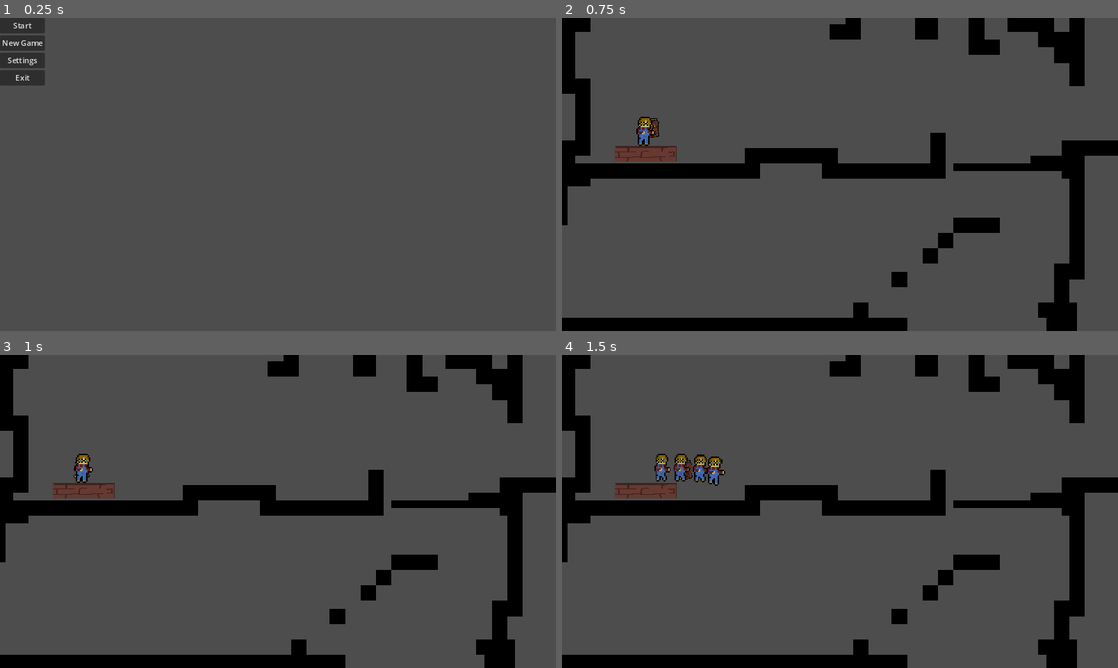
Above: before the commit, frames 1-4 (two rows, left to right).
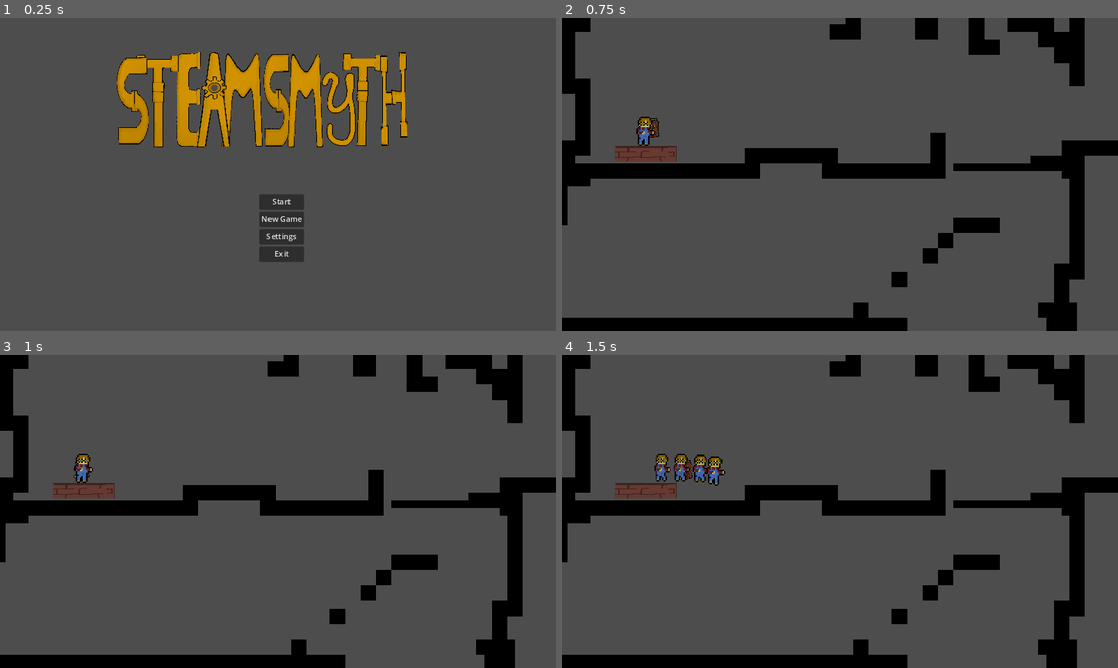
Above: after the commit, the same moments.

Repository: Starscout/SteamSmyth
Game: Godot game, scene res://Rooms/main_menu.tscn
The game is run twice, just before and just after one commit, with the same random seed, the same clock (stepped at 60 frames per second) and the same inputs. Before the commit the project starts from res://Rooms/menu.tscn.
Inputs:
- Up to frame 1 (0.25 s): no input
- Up to frame 2 (0.75 s): click "Start" at 0.5 s
- Up to frame 3 (1 s): no input
- Up to frame 4 (1.5 s): tap Enter at 1.25 s; hold Right (right) from 1.28 s (still down); tap X (dash) at 1.35 s

The runs differ from the first frame. In frame 1, 11% of the frame differs, in the area x 0-74%, y 0-78%; in frame 2, nothing differs; in frame 3, nothing differs; in frame 4, nothing differs.

Commit message:
yhtr6yutr

Diff:
--- /dev/null
+++ b/Rooms/main_menu.tscn
@@ -0,0 +1,17 @@
+[gd_scene load_steps=3 format=3 uid="uid://d3tn4l0ce5lf"]
+
+[ext_resource type="Texture2D" uid="uid://b6ria21kegxhy" path="res://General Art/TestStuff/Steamsmyth logo.png" id="1_lgsdj"]
+[ext_resource type="PackedScene" uid="uid://d1vg0hv3ohb" path="res://Objects/Interactable/menu.tscn" id="2_s8hgw"]
+
+[node name="Node2D" type="Node2D"]
+
+[node name="Sprite2D" type="Sprite2D" parent="."]
+position = Vector2(540, 169)
+scale = Vector2(0.16, 0.16)
+texture = ExtResource("1_lgsdj")
+
+[node name="menu" parent="." instance=ExtResource("2_s8hgw")]
+offset_left = 537.0
+offset_top = 365.0
+offset_right = 537.0
+offset_bottom = 365.0
--- a/project.godot
+++ b/project.godot
@@ -11,7 +11,7 @@
 [application]
 
 config/name="Steamsmyth"
-run/main_scene="res://Rooms/menu.tscn"
+run/main_scene="res://Rooms/main_menu.tscn"
 config/features=PackedStringArray("4.3", "Forward Plus")
 config/icon="res://icon.svg"
 
--- a/victory.tscn
+++ /dev/null
@@ -1,3 +0,0 @@
-[gd_scene format=3 uid="uid://drfndq28a836e"]
-
-[node name="Node2D" type="Node2D"]
Binary file added: General Art/TestStuff/Steamsmyth logo.png
Not shown, added: General Art/TestStuff/Steamsmyth logo.png.import
Binary file changed: General Art/TestStuff/background-tilemap.aseprite
Renamed: Rooms/menu.tscn -> Objects/Interactable/menu.tscn
Binary file changed: Player/Animations/MarySmyth.aseprite
